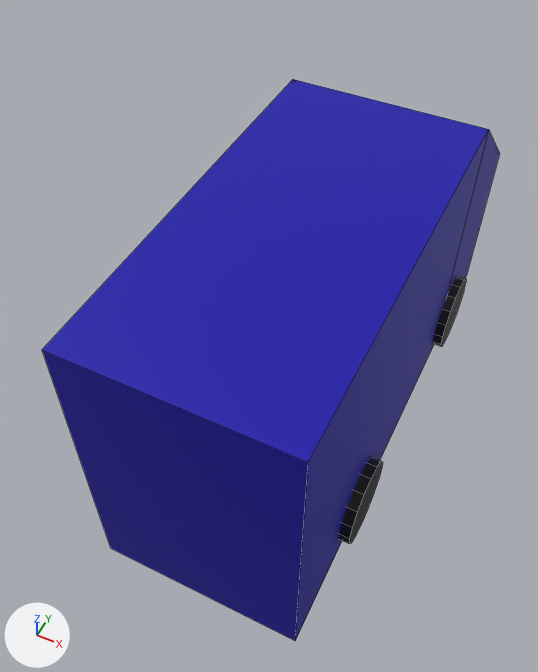
The FBX model Ketchapp/Assets/CarVsCops/Models/PoliceVan.fbx as it was, and as the next commit left it.
One viewpoint serves both versions: a 50 mm camera at (1.88, -5.07, 6.85) aimed at (-0.31, -0.69, 1.38). Every picture has the same lights, and +X, +Y and +Z are marked at lower left. Mesh edges are drawn as thin lines. Where no turn or scale is listed for an object, it has been applied to the vertices.

The scene before the commit, as lines of its bpy script (objects in view):
```python
mat_material_policevan = principled_material('Material.PoliceVan')
mat_material_policevan.base_color = (0.00612, 0.0, 0.398)  # blue #1200a9
mat_material_policevan.roughness = 0.4
me_cube = bpy.data.meshes.new('Cube')
me_cube.from_pydata(...)  # 76 vertices, 46 faces; spans x -1.1..1.1, y -2.78..2.56, z -0.04..2.98
# faces by material slot: [10, 36]
me_cube.materials.append(mat_material_policevan)  # blue #1200a9
me_cube.materials.append(mat_material_tire)  # black #000000
# before: 4 (-1.0, 1.22, 2.98) at pixel (292, 79), 5 (1.0, 1.22, 2.98) at pixel (488, 129), 8 (-1.0, 2.56, 1.9), 9 (1.0, 2.56, 1.9) at pixel (499, 153)
ob_policevan = bpy.data.objects.new('PoliceVan', me_cube)
ob_policevan.location = (0.0, 0.0, 0.0)
```
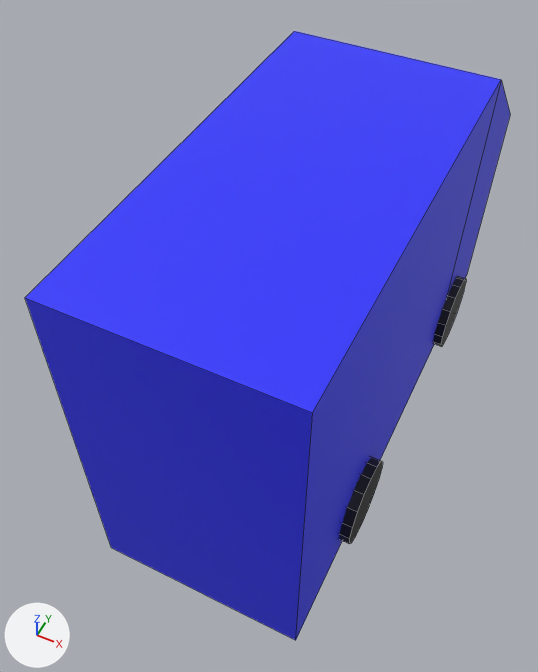
The newer file is also rescaled (x1.5), turned or shifted as a whole; pictures and numbers use the older file's frame.

What differs and where, as boxes [x1, y1, x2, y2] in the pictures (538 x 672 px):
'PoliceVan', recoloured, reshaped (8% taller): before [42, 79, 500, 641]; after [25, 31, 510, 640]

The change in detail:
Material 'Material.PoliceVan' (mat_material_policevan) changes colour from blue #1200a9 to blue #3034ff; in linear values from (0.00612, 0.0, 0.398) to (0.0299, 0.0349, 1.0).
me_cube has 76 vertices, 46 faces and spans x -1.1..1.1, y -2.78..2.56, z -0.04..2.98.
me_cube is used by ob_policevan; location (0.0, 0.0, 0.0).
Part 1, on me_cube:
Vertices 4, 5, 8, 9 of me_cube move by (0.0, 0.0, 0.5).
Vertex 0 of me_cube moves from (-1.0, -2.78, 0.0) at pixel (110, 548) to (-1.0, -2.77, 0.0) at pixel (111, 547).
Vertex 1 of me_cube moves from (-1.0, -2.78, 2.98) at pixel (41, 349) to (-1.0, -2.77, 3.48) at pixel (24, 297).
Vertex 2 of me_cube moves from (1.0, -2.78, 0.0) at pixel (295, 640) to (1.0, -2.77, 0.0) at pixel (295, 640).
Vertex 3 of me_cube moves from (1.0, -2.78, 2.98) at pixel (308, 462) to (1.0, -2.77, 3.48) at pixel (312, 412).
